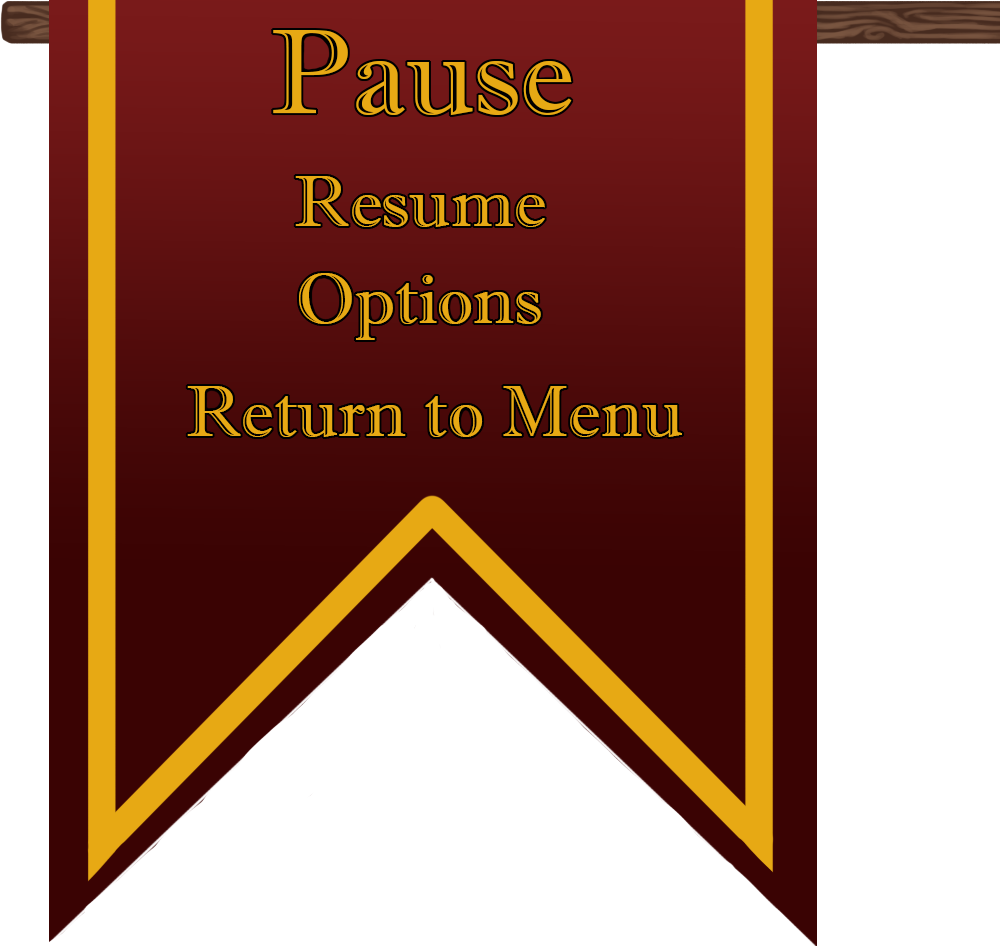
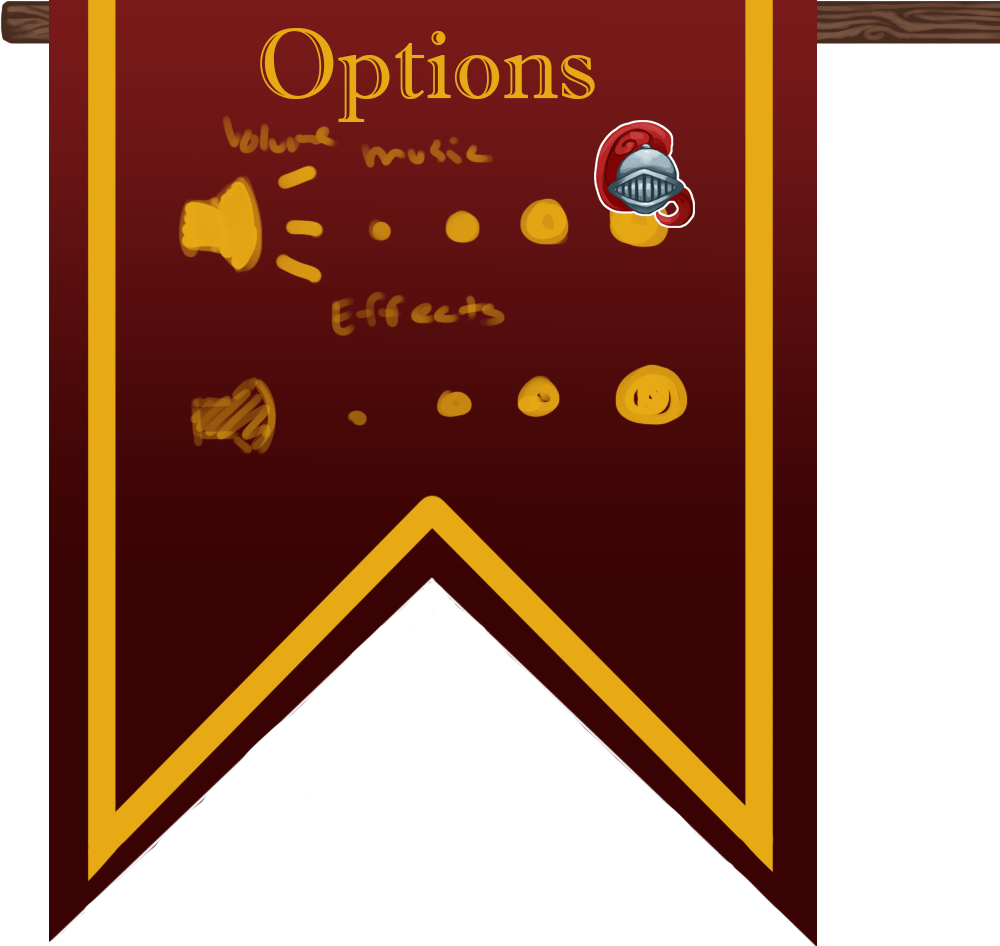
Layered file, before and after one edit (1000×946). Changes by layer:
hid "Return to Menu" over (187, 386, 682, 437)
hid "Layer 7" over (185, 384, 684, 439)
hid "Options" (1st of 2, in "Option 2" › "Group 1") over (299, 273, 541, 340)
hid "Layer 8" over (297, 271, 543, 342)
hid "Resume" over (295, 176, 545, 227)
hid "Layer 9" over (293, 174, 547, 229)
hid "Pause" over (273, 30, 572, 115)
added layer "Options" (2nd of 2, in "Option 2") in group "Option 2" over (260, 28, 595, 122)
added layer "Layer 12" in group "Option 2" over (594, 120, 695, 228)
added layer "Layer 11" in group "Option 2" over (178, 114, 688, 455)
hid "Layer 10" over (271, 28, 574, 117)
